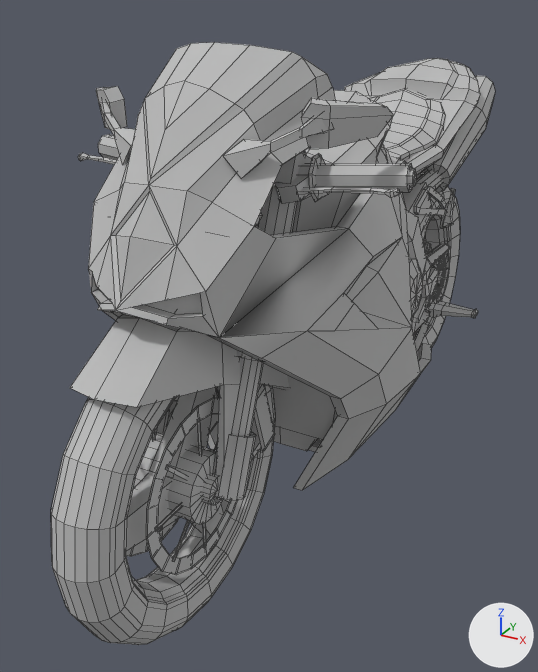
Two versions of the FBX model Assets/Art/Bike/VRBike.fbx, one commit apart.
Camera for both pictures: a 50 mm camera at (0.745, -1.674, 1.135) aimed at (-0.095, -0.147, 0.372). The lights are fixed; the arrows at lower right show +X, +Y and +Z. Mesh edges are drawn as thin lines. Where no turn or scale is listed for an object, it has been applied to the vertices.

In view in the first picture: 'Bike_Body', 'Bike_FrontWheel', 'Bike_Handlebars', 'Bike_Pendulumn', 'Bike_RearWheel'.
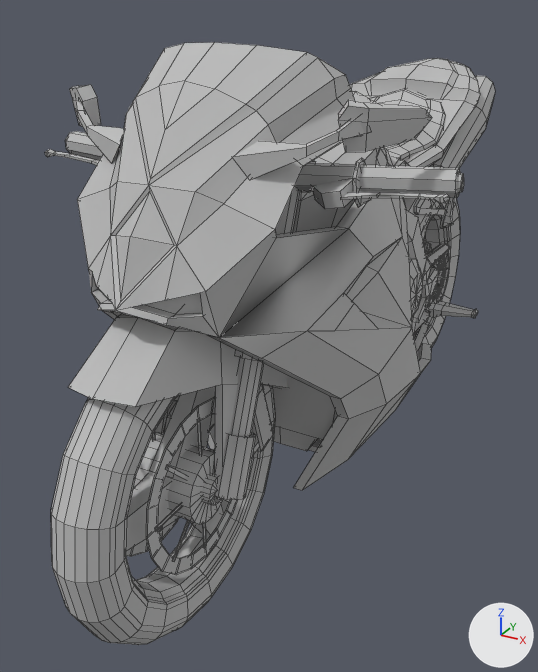
Commit message: Bike model bigger/fixed

Where the change shows, as pixel boxes [x1, y1, x2, y2] in the pictures (538 x 672 px; the box of a moved part takes in the faces that stretch with it):
'Bike_Body', reshaped: before [88, 42, 495, 490]; after [70, 42, 495, 490]
'Bike_Handlebars', reshaped, moved (21% wider): before [70, 134, 416, 500]; after [45, 131, 464, 501]
part 1 of me_untitled_007, moved or reshaped: before [78, 153, 117, 165]; after [45, 149, 100, 165]
part 2 of me_untitled_007, moved or reshaped: before [309, 153, 329, 202]; after [353, 157, 371, 207]
part 3 of me_untitled_007, moved or reshaped: before [408, 168, 416, 188]; after [456, 173, 464, 193]
part 4 of me_untitled_007, moved or reshaped: before [274, 175, 310, 203]; after [312, 179, 353, 209]
part 5 of me_untitled_007, moved or reshaped: before [299, 187, 399, 198]; after [343, 192, 449, 204]
part 6 of me_untitled_007, moved or reshaped: before [237, 150, 306, 361]; after [235, 187, 300, 361]
part 7 of me_untitled_007, moved or reshaped: before [214, 432, 256, 500]; after [214, 433, 256, 501]
part 8 of me_untitled_007, moved or reshaped: before [232, 358, 264, 436]; after [230, 357, 264, 436]
part 9 of me_untitled_007, rebuilt: before [98, 134, 120, 160]; after [65, 131, 103, 160]
part 10 of me_untitled_007, rebuilt (42% wider, 16% taller): before [297, 163, 413, 193]; after [295, 163, 460, 198]
part 11 of me_untitled_007, moved or reshaped: before [216, 384, 289, 467]; after [214, 384, 286, 472]
part 12 of me_untitled, built on: before [88, 42, 394, 337]; after [70, 42, 432, 337]

Patch to the scene script:
```diff
--- a/Assets/Art/Bike/VRBike.fbx.py
+++ b/Assets/Art/Bike/VRBike.fbx.py
@@ me_untitled @@
-me_untitled.from_pydata(...)  # 1613 vertices, 1650 faces; spans x -0.33..0.33, y -0.83..0.87, z 0.12..1.08
+me_untitled.from_pydata(...)  # 1613 vertices, 1654 faces; spans x -0.37..0.38, y -0.83..0.87, z 0.12..1.08
+# me_untitled part 12
+# 2 faces are deleted
+# 21 vertices in x -0.31..-0.15, y -0.6..-0.46, z 0.93..0.99 move by (-0.06, 0.0, 0.0)
+# 16 vertices in x 0.16..0.3, y -0.61..-0.46, z 0.92..1.0 move by (0.07, 0.0, 0.0)
+# 14 vertices in x -0.16..-0.08, y -0.61..-0.37, z 0.9..1.06 move by (-0.03, 0.0, 0.0)
+# 14 vertices in x 0.16..0.32, y -0.6..-0.47, z 0.93..0.99 move by (0.06, 0.0, 0.0)
+# 11 vertices in x 0.12..0.16, y -0.59..-0.37, z 0.93..1.07 move by (0.03, 0.0, 0.0)
+# 9 vertices in x 0.06..0.14, y -0.69..-0.5, z 0.85..1.08 move by (0.02, 0.0, 0.0)
+# 39 vertices move from x -0.27..0.19, y -0.71..-0.37, z 0.82..1.08 to x -0.34..0.24, y -0.71..-0.37, z 0.82..1.08
+# 6 new faces join them
 me_untitled.materials.append(mat_lambert1)
@@ me_untitled_007 @@
-me_untitled_007.from_pydata(...)  # 620 vertices, 694 faces; spans x -0.343..0.343, y -0.467..0.142, z -0.606..0.036
+me_untitled_007.from_pydata(...)  # 626 vertices, 698 faces; spans x -0.43..0.43, y -0.467..0.142, z -0.605..0.036
+# me_untitled_007 part 1: the loose piece of 24 vertices spanning x -0.341..-0.153, y -0.09..-0.063, z -0.037..-0.01 is moved by (-0.087, 0.0, 0.0)
+# me_untitled_007 part 2: the loose piece of 18 vertices spanning x 0.156..0.181, y -0.056..0.026, z -0.062..0.02 is moved by (0.087, 0.001, 0.0)
+# me_untitled_007 part 3: the loose piece of 18 vertices spanning x 0.328..0.343, y -0.014..0.02, z -0.026..0.009 is moved by (0.087, 0.001, 0.0)
+# me_untitled_007 part 4: the loose piece of 8 vertices spanning x 0.077..0.17, y -0.094..-0.025, z -0.058..-0.011 is moved by (0.087, 0.001, 0.0)
+# me_untitled_007 part 5: the loose piece of 24 vertices spanning x 0.153..0.342, y -0.089..-0.061, z -0.037..-0.011 is moved by (0.087, 0.001, 0.0)
+# me_untitled_007 part 6: the loose piece of 50 vertices spanning x 0.059..0.135, y -0.176..0.033, z -0.358..0.035 is mirrored in x about its middle, then moved by (0.005, 0.0, 0.0)
+# me_untitled_007 part 7: the loose piece of 26 vertices spanning x 0.062..0.132, y -0.269..-0.16, z -0.606..-0.468 is mirrored in x about its middle, then moved by (0.006, -0.002, 0.001)
+# me_untitled_007 part 8: the loose piece of 26 vertices spanning x 0.072..0.122, y -0.235..-0.036, z -0.54..-0.128 is mirrored in x about its middle, then moved by (0.005, -0.002, 0.001)
+# me_untitled_007 part 9: the loose piece of 18 vertices spanning x -0.337..-0.12, y -0.044..0.025, z -0.048..0.017 is rebuilt with 18 vertices and now spans x -0.424..-0.101, y -0.044..0.025, z -0.048..0.017
+# me_untitled_007 part 10: the loose piece of 18 vertices spanning x 0.12..0.337, y -0.043..0.027, z -0.048..0.016 is rebuilt with 18 vertices and now spans x 0.101..0.424, y -0.043..0.027, z -0.048..0.015
+# me_untitled_007 part 11: 2 vertices moved from x 0.088..0.089, y -0.238..-0.126, z -0.406..-0.358 to x 0.083, y -0.238..-0.126, z -0.406..-0.358; 2 vertices removed from x 0.052..0.06, y -0.434..0.113, z -0.546..-0.312; 4 vertices added at x -0.004..0.054, y -0.453..0.129, z -0.546..-0.304
 me_untitled_007.materials.append(mat_lambert1_005)
@@ ob_bike_handlebars @@
 ob_bike_handlebars = bpy.data.objects.new('Bike_Handlebars', me_untitled_007)
-ob_bike_handlebars.location = (0.004, -0.432, 0.877)
+ob_bike_handlebars.location = (0.0, -0.432, 0.877)
```
